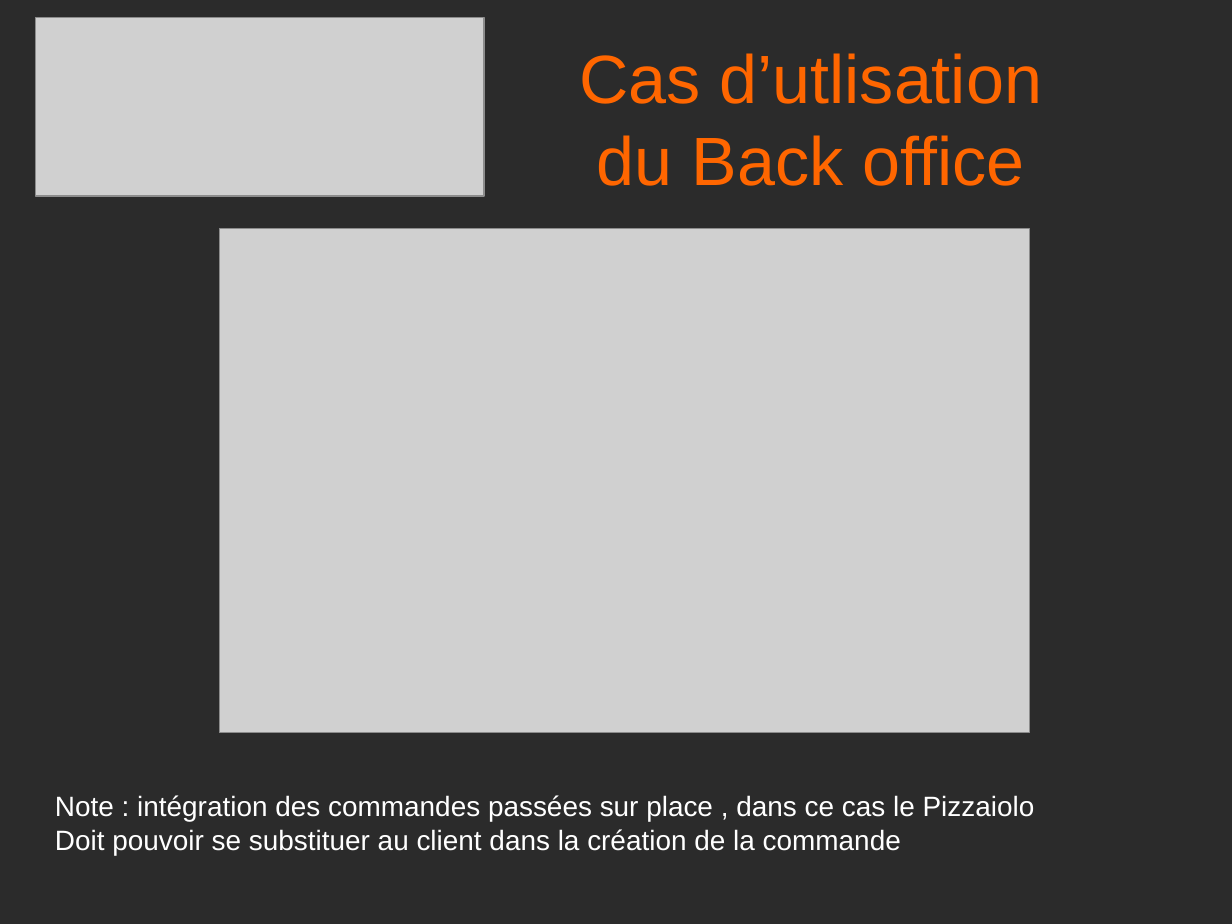
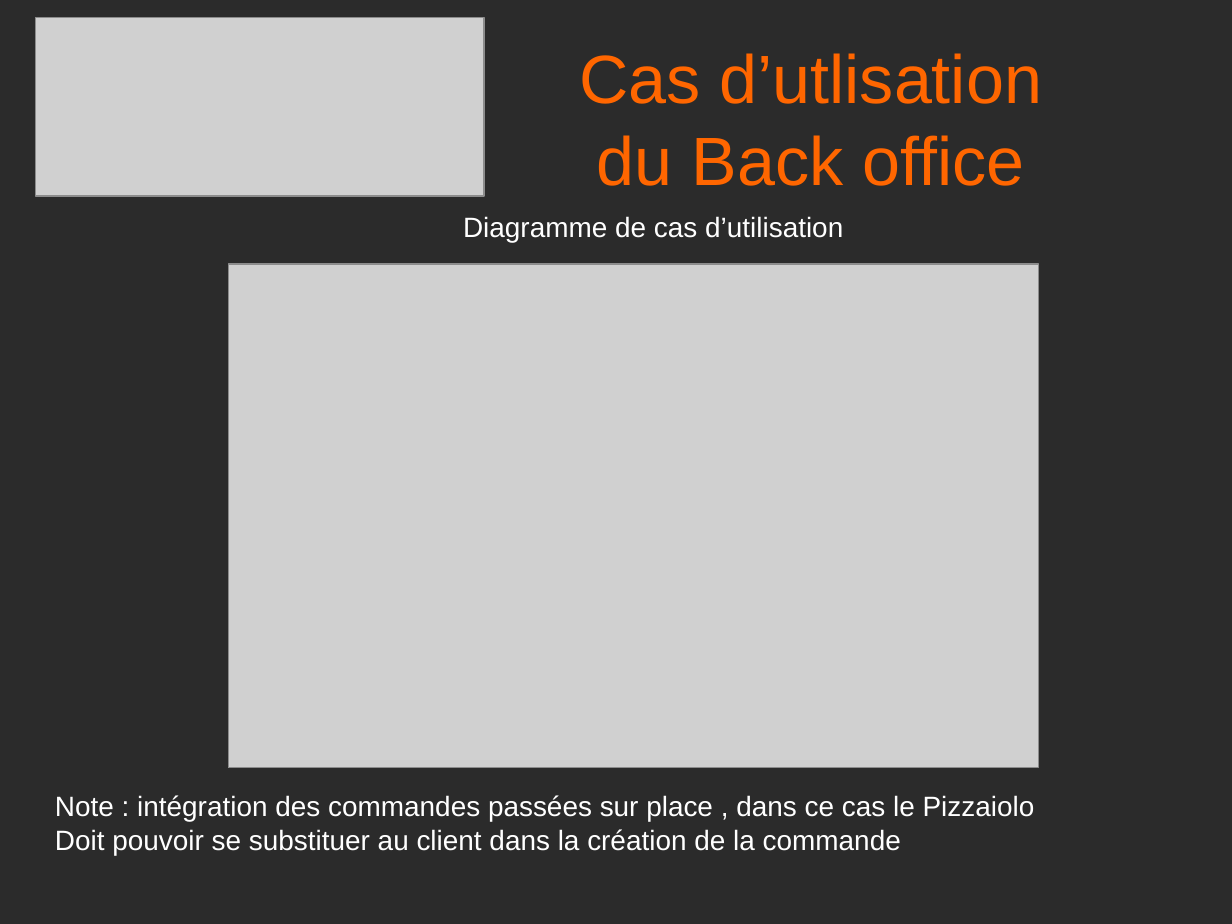
Before and after one commit to horlas/OC_Project4, a slide deck: slide 5 of presentationP4.odp (slide 7 before the commit). Drawn at 1232x924 pixels with LibreOffice and Linux fonts; fonts in the diff are those of the drawing; grey boxes stand for pictures; background and template pictures are left out; a plain dark background stands for a picture behind light text. Boxes give left, top, right and bottom in pixels: in the first picture for what was removed or moved away, otherwise in the second. Text is boxed around its words. In the diff, an @@ line names an element or a change of style, - is before the commit and + after.

```diff
--- a/presentationP4.odp
+++ b/presentationP4.odp
@@ text added at [463, 216, 843, 242], 18 pt, text #FFFFFF @@
+Diagramme de cas d’utilisation
@@ picture: place and size @@
-picture at [219, 229, 1030, 733]
+picture at [228, 264, 1039, 768]
```
Also in this commit, not shown: 3 other slides changed, 3 slides added, 2 slides removed.
